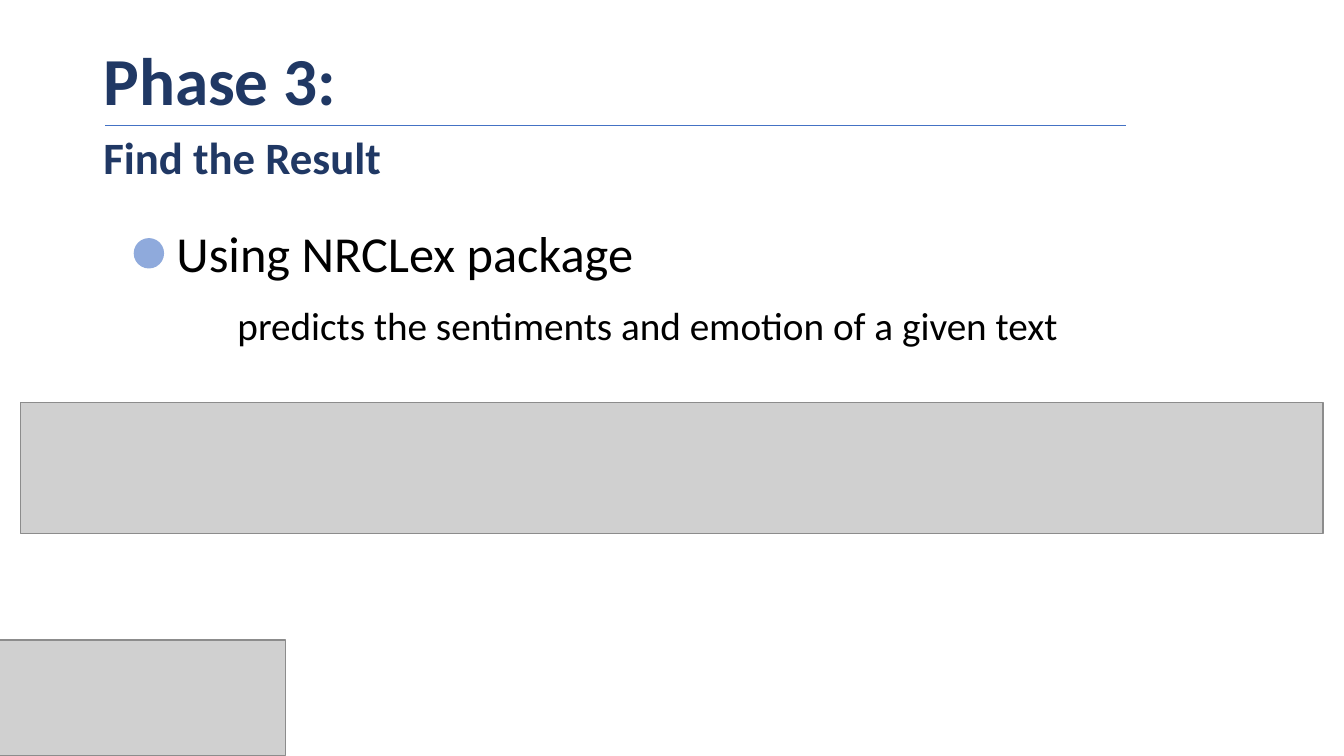
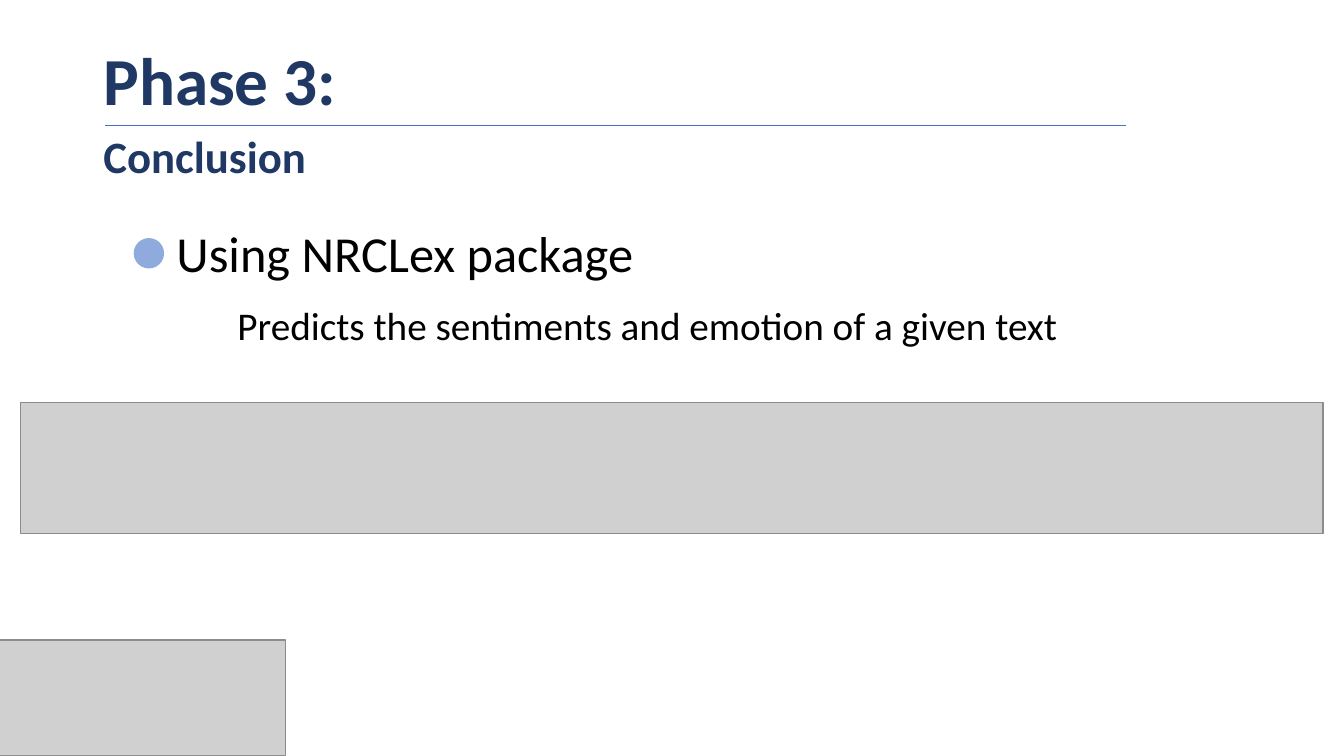
Before and after one commit to samah-balkhair/Tweets_Opinions, a slide deck: slide 18 of presentation/MIDS_SamahBalkhair_Tweets_Opinions.pptx (slide 17 before the commit). Drawn at 1344x756 pixels with LibreOffice and Linux fonts; fonts in the diff are those of the drawing; grey boxes stand for pictures. Boxes give left, top, right and bottom in pixels: in the first picture for what was removed or moved away, otherwise in the second. Text is boxed around its words. In the diff, an @@ line names an element or a change of style, - is before the commit and + after.

```diff
--- a/presentation/MIDS_SamahBalkhair_Tweets_Opinions.pptx
+++ b/presentation/MIDS_SamahBalkhair_Tweets_Opinions.pptx
@@ text removed at [103,142,381,175] @@
-Find the Result
@@ text added at [103,141,305,174], 32 pt, text #203864, bold @@
+Conclusion
@@ text at [237,312,1057,347]: text changed @@
-predicts the sentiments and emotion of a given text
+Predicts the sentiments and emotion of a given text
```
Also in this commit, not shown: 8 other slides changed, 7 slides added, 1 slide removed, 6 other files.
